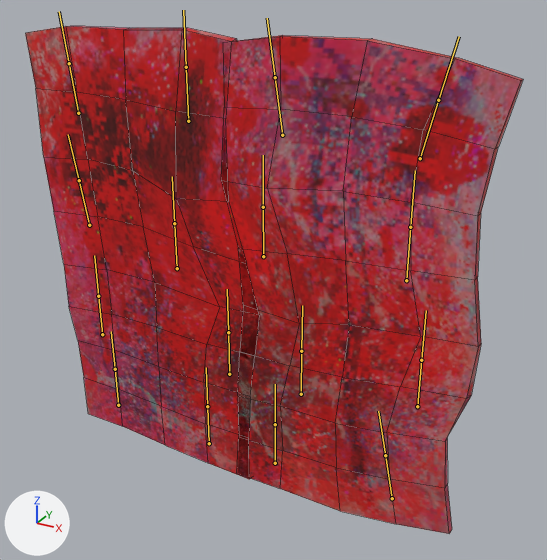
The FBX model Assets/Models/meatWeb.fbx as it was, and as the next commit left it.
Camera for both pictures: a 50 mm lens placed at (3.46, -5.56, 4.9), pointed at (0.33, 0.12, 2.06). The axes (+X, +Y, +Z) are drawn at lower left. The lights are the same throughout. Both versions are drawn at frame 151 of the action 'meatWebArmature|meatWebArmatureAction'; the numbers are the values there. The bones that bend it are drawn over the model as lines. Mesh edges are drawn as thin lines.
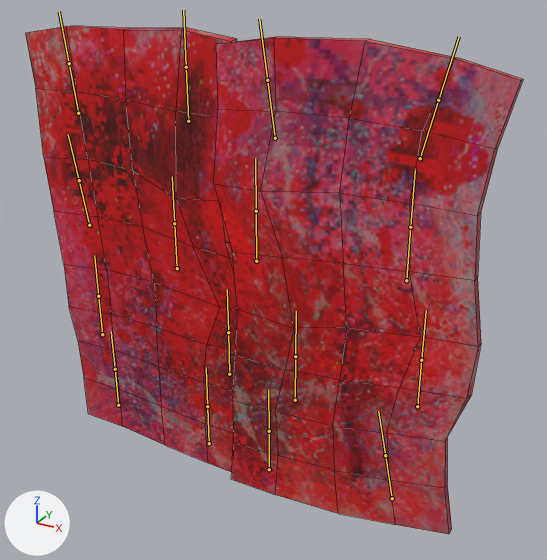
Scene script edits in JSON lines:
```json
{"block": "bone_bone_002", "where": "bone_bone_002 = bpy.data.objects['meatWebArmature'].pose.bones['Bone.002']"}
{"op": "set", "path": "bone_bone_002.location", "old": "(-0.051, -0.162, 0.0)", "new": "(-0.051, -0.162, 0.124)"}
{"block": "bone_bone_006", "where": "bone_bone_006 = bpy.data.objects['meatWebArmature'].pose.bones['Bone.006']"}
{"op": "set", "path": "bone_bone_006.location", "old": "(0.23, -0.281, 0.0)", "new": "(0.23, -0.281, 0.124)"}
{"block": "bone_bone_010", "where": "bone_bone_010 = bpy.data.objects['meatWebArmature'].pose.bones['Bone.010']"}
{"op": "set", "path": "bone_bone_010.location", "old": "(-0.17, 0.0, 0.0)", "new": "(-0.17, 0.0, 0.124)"}
{"block": "bone_bone_014", "where": "bone_bone_014 = bpy.data.objects['meatWebArmature'].pose.bones['Bone.014']"}
{"op": "set", "path": "bone_bone_014.location", "old": "(0.017, 0.256, 0.0)", "new": "(0.017, 0.256, 0.124)"}
```

What differs and where, as boxes (x1, y1, x2, y2) in the pictures (547 x 560 px):
```json
{"object": "Cube", "change": "posed", "before": [25, 26, 523, 534], "after": [25, 26, 523, 534]}
{"bone": "Bone.002", "before": "(275, 463) to (275, 424)", "after": "(269, 469) to (269, 431)"}
{"bone": "Bone.006", "before": "(301, 394) to (301, 351)", "after": "(295, 400) to (295, 356)"}
{"bone": "Bone.010", "before": "(263, 256) to (263, 207)", "after": "(256, 261) to (256, 211)"}
{"bone": "Bone.014", "before": "(282, 135) to (275, 77)", "after": "(275, 138) to (267, 80)"}
```
